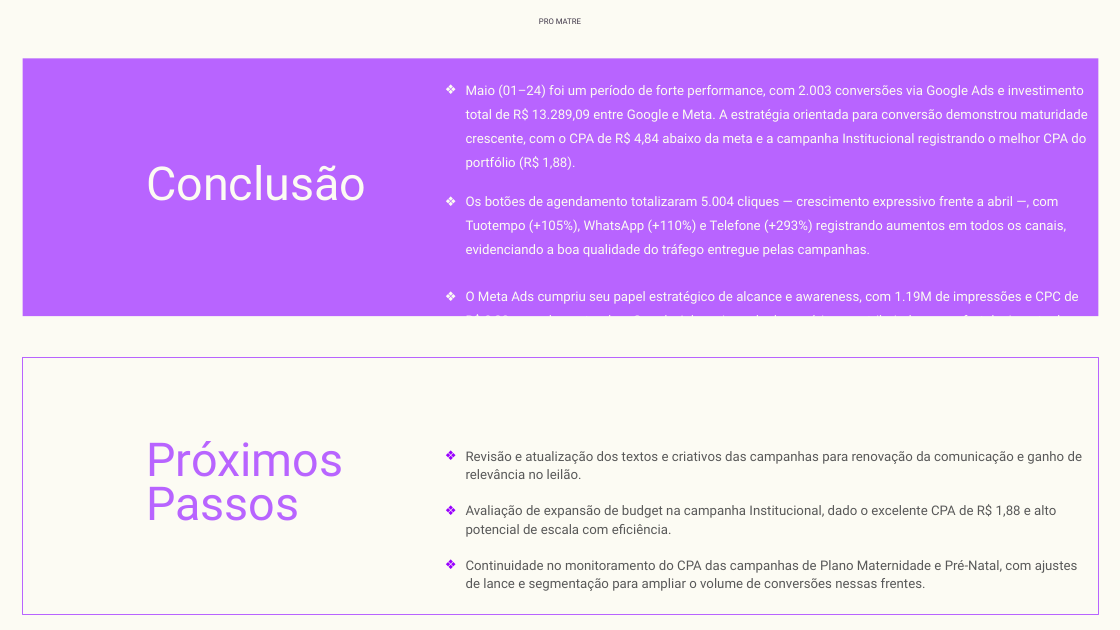
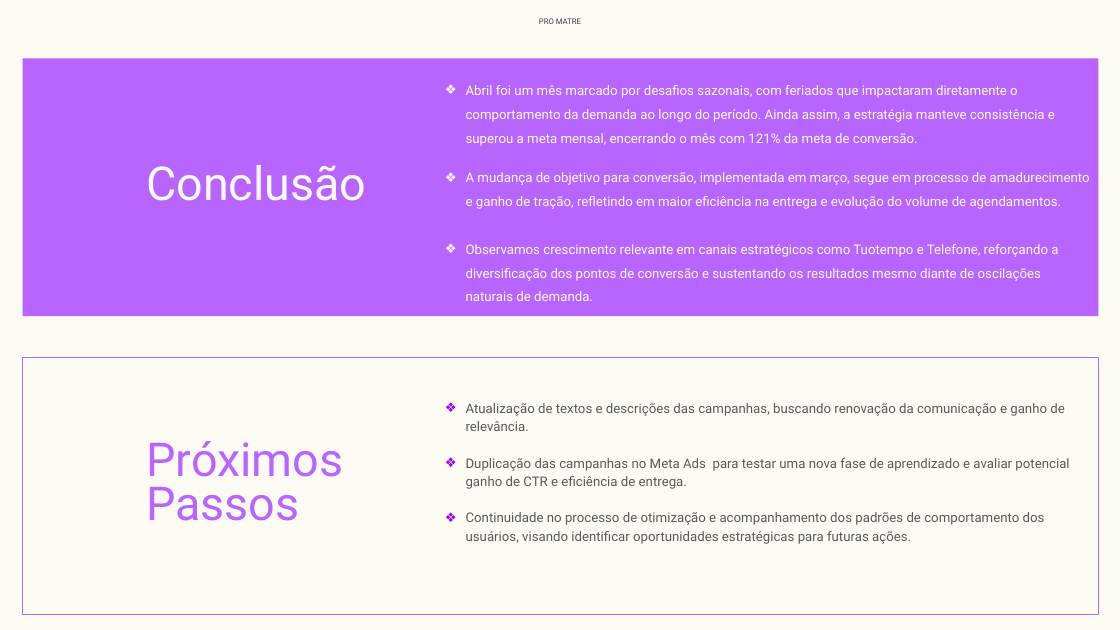
Before and after one commit to nataliamotoshima-sketch/ablab-reports, a slide deck: slide 11 of public/template.pptx. Drawn at 1120x630 pixels with LibreOffice and Linux fonts; fonts in the diff are those of the drawing; background and template pictures are left out. Boxes give left, top, right and bottom in pixels: in the first picture for what was removed or moved away, otherwise in the second. Text is boxed around its words. In the diff, an @@ line names an element or a change of style, - is before the commit and + after.

```diff
--- a/public/template.pptx
+++ b/public/template.pptx
@@ text at [466,85,1090,544]: text changed @@
-❖ Maio (01–24) foi um período de forte performance, com 2.003 conversões via Google Ads e investimento total de R$ 13.289,09 entre Google e Meta. A estratégia orientada para conversão demonstrou maturidade crescente, com o CPA de R$ 4,84 abaixo da meta e a campanha Institucional registrando o melhor CPA do portfólio (R$ 1,88).
-❖ Os botões de agendamento totalizaram 5.004 cliques — crescimento expressivo frente a abril —, com Tuotempo (+105%), WhatsApp (+110%) e Telefone (+293%) registrando aumentos em todos os canais, evidenciando a boa qualidade do tráfego entregue pelas campanhas.
-❖ O Meta Ads cumpriu seu papel estratégico de alcance e awareness, com 1.19M de impressões e CPC de R$ 0,23, complementando o Google Ads na jornada do usuário e contribuindo para o fortalecimento da marca em múltiplos pontos de contato.
-❖ Revisão e atualização dos textos e criativos das campanhas para renovação da comunicação e ganho de relevância no leilão.
-❖ Avaliação de expansão de budget na campanha Institucional, dado o excelente CPA de R$ 1,88 e alto potencial de escala com eficiência.
-❖ Continuidade no monitoramento do CPA das campanhas de Plano Maternidade e Pré-Natal, com ajustes de lance e segmentação para ampliar o volume de conversões nessas frentes.
+❖ Abril foi um mês marcado por desafios sazonais, com feriados que impactaram diretamente o comportamento da demanda ao longo do período. Ainda assim, a estratégia manteve consistência e superou a meta mensal, encerrando o mês com 121% da meta de conversão.
+❖ A mudança de objetivo para conversão, implementada em março, segue em processo de amadurecimento e ganho de tração, refletindo em maior eficiência na entrega e evolução do volume de agendamentos.
+❖ Observamos crescimento relevante em canais estratégicos como Tuotempo e Telefone, reforçando a diversificação dos pontos de conversão e sustentando os resultados mesmo diante de oscilações naturais de demanda.
+❖ Atualização de textos e descrições das campanhas, buscando renovação da comunicação e ganho de relevância.
+❖ Duplicação das campanhas no Meta Ads para testar uma nova fase de aprendizado e avaliar potencial ganho de CTR e eficiência de entrega.
+❖ Continuidade no processo de otimização e acompanhamento dos padrões de comportamento dos usuários, visando identificar oportunidades estratégicas para futuras ações.
```
Also in this commit, not shown: 9 other slides changed.
